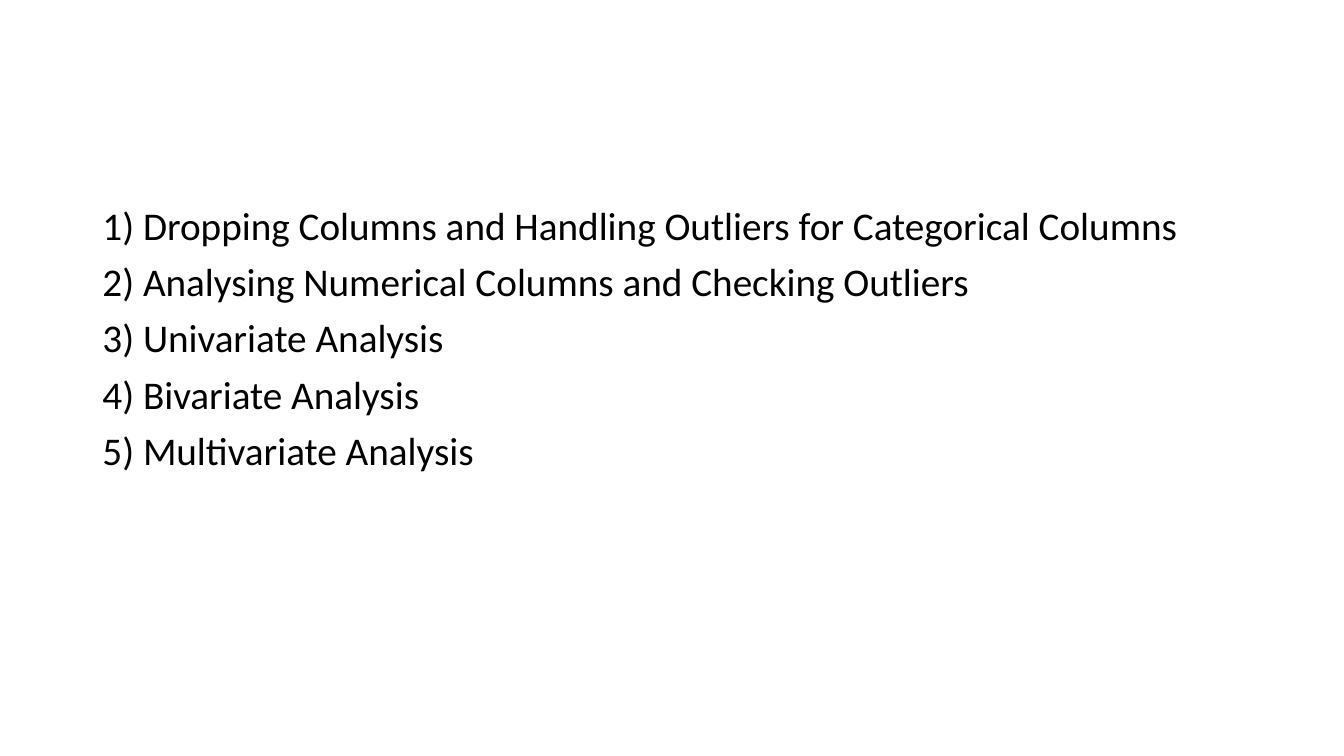
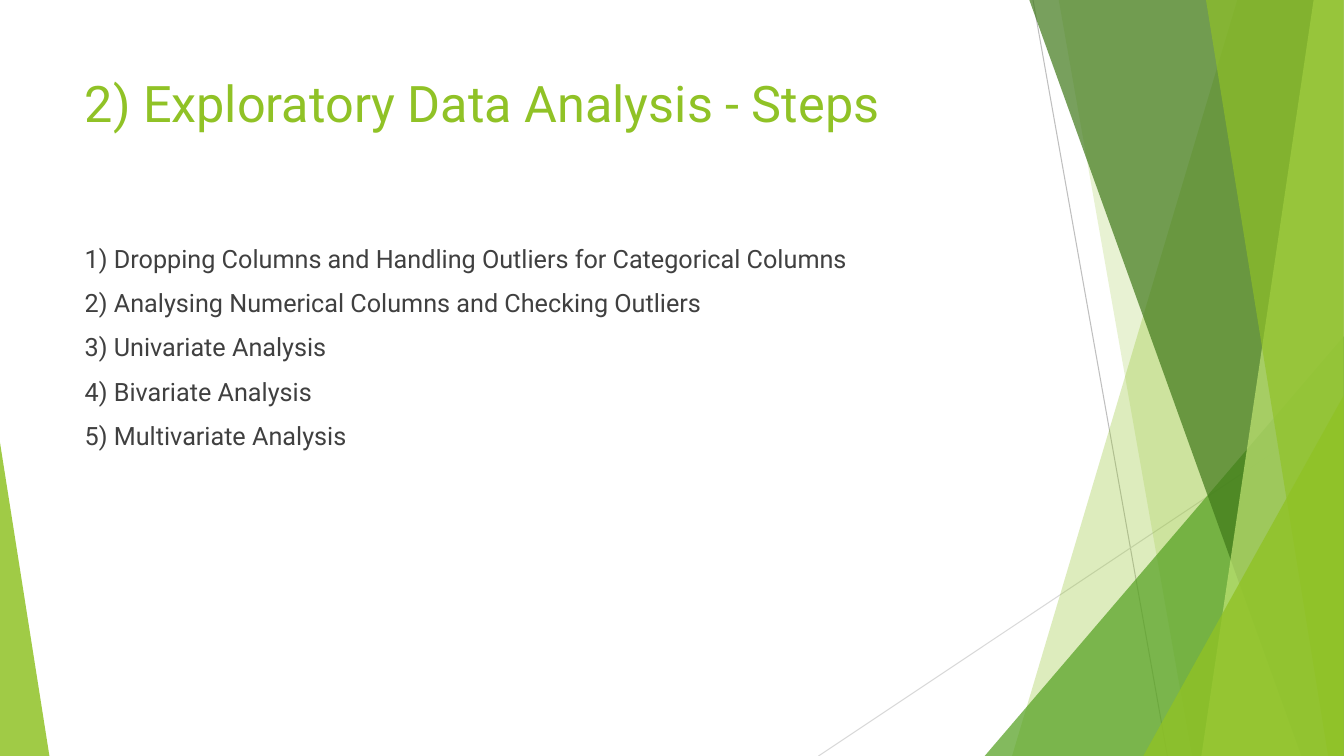
Before and after one commit to VasuMavani/Lead-Scoring, a slide deck: slide 9 of Lead Scoring Case Study.pptx. Drawn at 1344x756 pixels with LibreOffice and Linux fonts; fonts in the diff are those of the drawing. Boxes give left, top, right and bottom in pixels: in the first picture for what was removed or moved away, otherwise in the second. Text is boxed around its words. In the diff, an @@ line names an element or a change of style, - is before the commit and + after.

```diff
--- a/Lead Scoring Case Study.pptx
+++ b/Lead Scoring Case Study.pptx
@@ title added at (85,82,879,134), 36 pt, text #90C226 @@
+2) Exploratory Data Analysis - Steps
@@ text "1) Dropping Columns and Handling ...": place and size @@
-text "1) Dropping Columns and Handling ..." at (102,211,1177,472)
+text "1) Dropping Columns and Handling ..." at (85,248,847,451)
@@ text "1) Dropping Columns and Handling ..." at (85,248,847,451): size 28 to 18 pt, font Calibri to Roboto, text colour #000000 to #404040; line spacing 0.9 to 1 @@
@@ group added at (0,0,1344,756): 5 freeform shapes, 3 triangles, 2 lines @@
```
Also in this commit, not shown: 71 other slides changed, 16 slides added, 4 slides removed.
